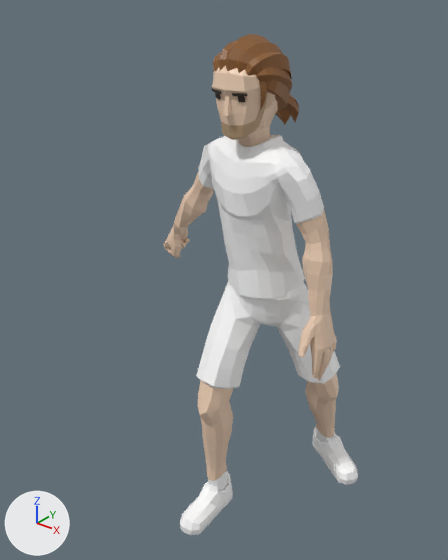
What one commit did to the glTF model public/avatares/av-tenista-clube.glb.
Rendered twice from a 50 mm camera at (1.236, -1.664, 1.941) aimed at (-0.067, -0.035, 0.932). Every picture has the same lights, and +X, +Y and +Z are marked at lower left. The picture after the commit comes second. Vertices at exactly the same position are counted once.

In view in the first picture: 'Beach_Legs'.
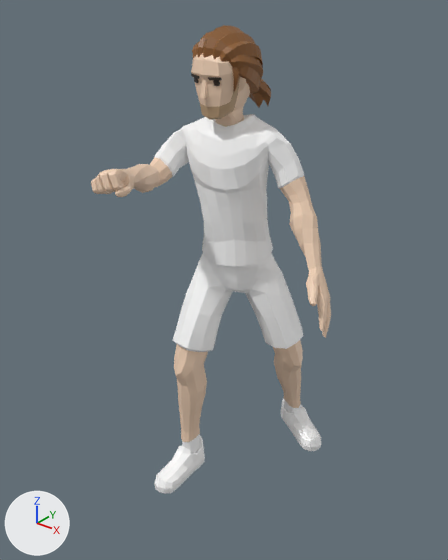
Pixel boxes (x1, y1, x2, y2) of what changed, in the pictures (448 x 560 px; the box of a moved part takes in the faces that stretch with it):
'Beach_Legs', reshaped, moved (24% wider, 6% shorter): before (164, 34, 358, 535); after (91, 25, 331, 494)
part 1 of me_cube_022, moved or reshaped: before (305, 373, 339, 438); after (273, 340, 303, 408)
part 2 of me_cube_022, moved or reshaped: before (197, 381, 234, 481); after (174, 345, 208, 442)
part 3 of me_cube_022, moved or reshaped: before (222, 96, 232, 116); after (200, 80, 208, 98)
part 4 of me_cube_022, moved or reshaped: before (264, 92, 275, 110); after (238, 77, 246, 92)
part 5 of me_cube_022, moved or reshaped: before (180, 470, 233, 535); after (154, 434, 205, 494)
part 6 of me_cube_022, moved or reshaped: before (232, 93, 248, 96); after (208, 77, 222, 80)
part 7 of me_cube_022, moved or reshaped: before (212, 88, 222, 94); after (191, 74, 199, 79)
part 8 of me_cube_022, moved or reshaped: before (256, 67, 292, 93); after (229, 54, 263, 79)
part 9 of me_cube_022, moved or reshaped: before (266, 80, 289, 111); after (239, 66, 261, 94)
part 10 of me_cube_022, moved or reshaped: before (259, 81, 267, 110); after (232, 67, 239, 92)
part 11 of me_cube_022, moved or reshaped: before (245, 52, 292, 78); after (220, 41, 263, 68)
part 12 of me_cube_022, moved or reshaped: before (237, 42, 282, 73); after (213, 33, 255, 59)
part 13 of me_cube_022, moved or reshaped (mostly hidden): before (213, 52, 221, 71); after (192, 42, 199, 57)
part 14 of me_cube_022, moved or reshaped (mostly hidden): before (219, 40, 237, 70); after (197, 31, 213, 57)
part 15 of me_cube_022, moved or reshaped: before (225, 34, 271, 71); after (203, 25, 245, 58)
part 16 of me_cube_022, moved or reshaped: before (285, 97, 299, 122); after (258, 81, 271, 106)
part 17 of me_cube_022, moved or reshaped: before (276, 108, 290, 124); after (250, 92, 264, 108)
part 18 of me_cube_022, moved or reshaped: before (238, 96, 245, 102); after (213, 80, 220, 86)
part 19 of me_cube_022, moved or reshaped: before (164, 66, 340, 389); after (91, 53, 331, 352)

What the commit changed:
me_cube_022 is used by ob_beach_legs; location (0.09, 0.226, 0.001).
me_cube_022 had 3030 vertices, 5872 faces and spanned x -0.52..0.34, y -0.62..0.17, z 0.0..1.79.
me_cube_022 now has 3030 vertices, 5872 faces and spans x -0.23..0.51, y -0.79..0.17, z 0.0..1.8.
me_cube_022 part 1: the loose piece of 78 vertices spanning x 0.1..0.27, y -0.17..0.09, z 0.16..0.63 is multiplied about the mesh origin by the matrix ((0.993, 0.054, 0.029), (-0.055, 0.992, 0.046), (-0.026, -0.048, 0.994)).
me_cube_022 part 2: the loose piece of 78 vertices spanning x -0.12..0.0, y -0.53..-0.35, z 0.15..0.65 is multiplied about its middle by the matrix ((1.01, 0.013, 0.0), (-0.013, 1.009, 0.051), (0.001, -0.051, 1.009)), then moved by (0.0, 0.03, 0.0).
me_cube_022 part 3: the loose piece of 11 vertices spanning x -0.02..0.0, y -0.44..-0.42, z 1.58..1.63 is moved by (0.01, 0.07, 0.01).
me_cube_022 part 4: the loose piece of 18 vertices spanning x 0.06..0.1, y -0.36..-0.35, z 1.59..1.64 is moved by (0.01, 0.07, 0.01).
me_cube_022 part 5: the loose piece of 140 vertices spanning x -0.12..-0.01, y -0.62..-0.33, z 0.0..0.25 is multiplied about its middle by the matrix ((1.01, 0.003, -0.002), (-0.002, 1.01, 0.03), (0.002, -0.03, 1.01)), then moved by (0.0, 0.01, 0.0).
me_cube_022 part 6: the loose piece of 8 vertices spanning x 0.01..0.06, y -0.44..-0.42, z 1.64..1.65 is moved by (0.01, 0.07, 0.01).
me_cube_022 part 7: the loose piece of 8 vertices spanning x -0.08..-0.03, y -0.44..-0.41, z 1.63..1.65 is moved by (0.01, 0.07, 0.01).
me_cube_022 part 8: the loose piece of 57 vertices spanning x 0.05..0.11, y -0.4..-0.22, z 1.59..1.72 is moved by (0.01, 0.07, 0.01).
me_cube_022 part 9: the loose piece of 45 vertices spanning x 0.0..0.1, y -0.39..-0.21, z 1.57..1.69 is moved by (0.01, 0.07, 0.01).
me_cube_022 part 10: the loose piece of 33 vertices spanning x 0.07..0.09, y -0.39..-0.37, z 1.59..1.69 is moved by (0.01, 0.07, 0.01).
me_cube_022 part 11: the loose piece of 57 vertices spanning x 0.02..0.1, y -0.42..-0.2, z 1.57..1.76 is moved by (0.01, 0.07, 0.01).
me_cube_022 part 12: the loose piece of 57 vertices spanning x -0.01..0.07, y -0.42..-0.19, z 1.57..1.78 is moved by (0.01, 0.07, 0.01).
me_cube_022 part 13: the loose piece of 57 vertices spanning x -0.1..-0.01, y -0.41..-0.2, z 1.57..1.75 is moved by (0.01, 0.07, 0.01).
me_cube_022 part 14: the loose piece of 57 vertices spanning x -0.08..0.01, y -0.42..-0.19, z 1.57..1.78 is moved by (0.01, 0.07, 0.01).
me_cube_022 part 15: the loose piece of 57 vertices spanning x -0.05..0.05, y -0.43..-0.18, z 1.57..1.79 is moved by (0.01, 0.07, 0.01).
me_cube_022 part 16: the loose piece of 21 vertices spanning x -0.01..0.06, y -0.23..-0.12, z 1.51..1.63 is moved by (0.01, 0.07, 0.01).
me_cube_022 part 17: the loose piece of 21 vertices spanning x -0.03..0.04, y -0.23..-0.13, z 1.5..1.63 is moved by (0.01, 0.07, 0.01).
me_cube_022 part 18: the loose piece of 8 vertices spanning x 0.02..0.05, y -0.43..-0.4, z 1.62..1.64 is moved by (0.01, 0.07, 0.01).
me_cube_022 part 19: 1882 of 3030 vertices moved; they spanned x -0.52..0.34, y -0.51..-0.02, z 0.57..1.76 and now span x -0.23..0.51, y -0.79..0.01, z 0.57..1.77; mean shift (0.15, -0.11, 0.13); largest move (-0.51, -0.15, 0.95) -> (-0.05, -0.79, 1.4).
Other edits to the shape of me_cube_022 do not show in these pictures.
Object 'Beach_Legs' (ob_beach_legs) moves from (0.09, 0.226, 0.001) to (-0.14, 0.31, 0.001).
